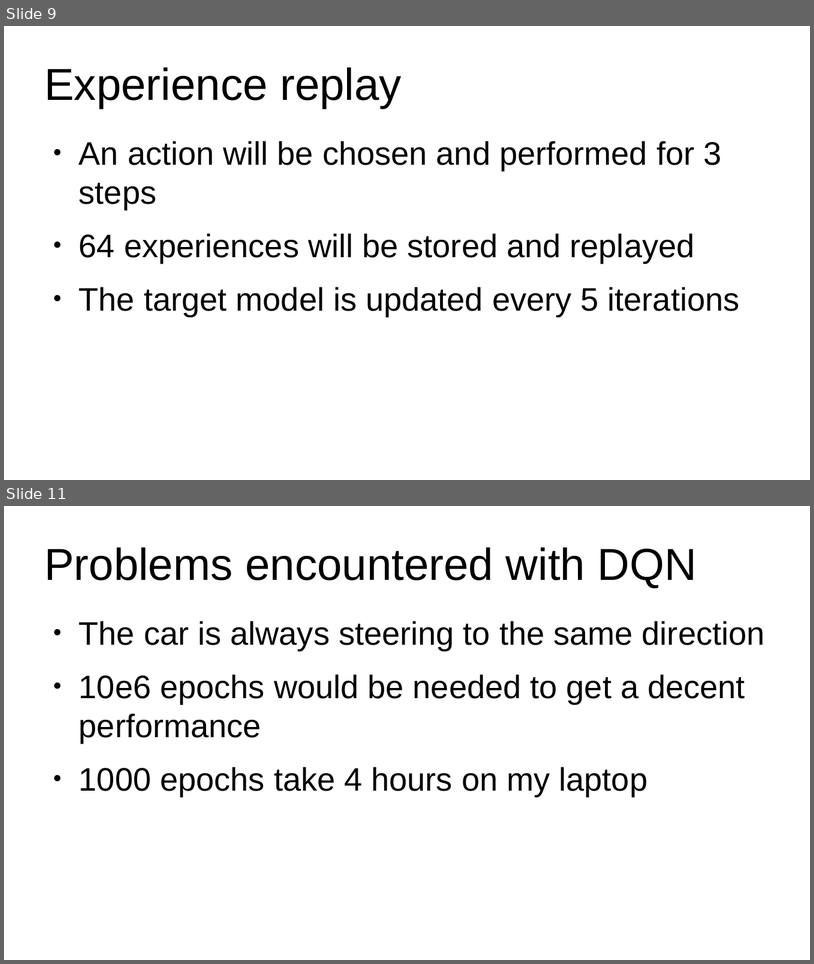
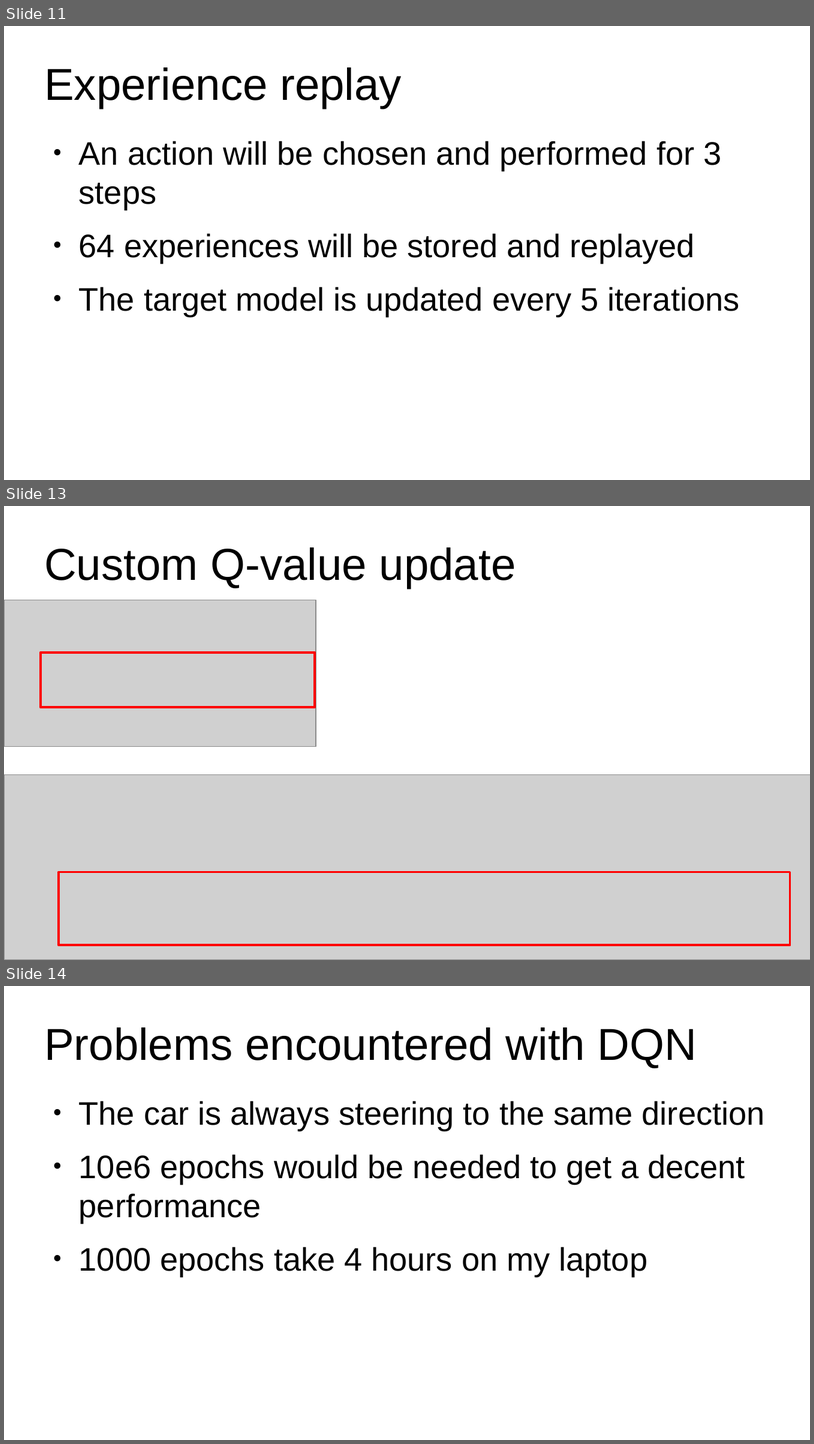
Before and after one commit to albertoZurini/magi, a slide deck: 1_anno/1_semestre/data_driven/proj/pres/Presentation.odp. Shown one above the other, each under a label of ours: slides 9 and 11 before the commit, slides 11, 13 and 14 after it; the slides between them are not shown. The pictures are 814x964 and 814x1444 pixels, drawn with LibreOffice and Linux fonts; fonts in the diff are those of the drawing; grey boxes stand for pictures. Boxes give left, top, right and bottom in pixels: in the first picture for what was removed or moved away, otherwise in the second. Text is boxed around its words. In the diff, an @@ line names an element or a change of style, - is before the commit and + after.

```diff
--- a/1_anno/1_semestre/data_driven/proj/pres/Presentation.odp
+++ b/1_anno/1_semestre/data_driven/proj/pres/Presentation.odp
@@ slide 13 added at <box>4,506,810,960</box>, background #FFFFFF @@
@@ title added at <box>44,547,516,588</box>, 44 pt, text #000000 @@
+Custom Q-value update
@@ picture added at <box>4,600,317,747</box> @@
@@ rectangle added at <box>41,652,315,707</box>, outline #FF0000 2.3 pt @@
@@ picture added at <box>5,775,810,960</box> @@
@@ rectangle added at <box>59,872,791,945</box>, outline #FF0000 2.3 pt @@
@@ what was slide 9 is now slide 11 @@
@@ what was slide 11 is now slide 14 @@
```
Also in this commit, not shown: 5 slides changed, 3 other slides added, 1 slide removed, 12 other files.
